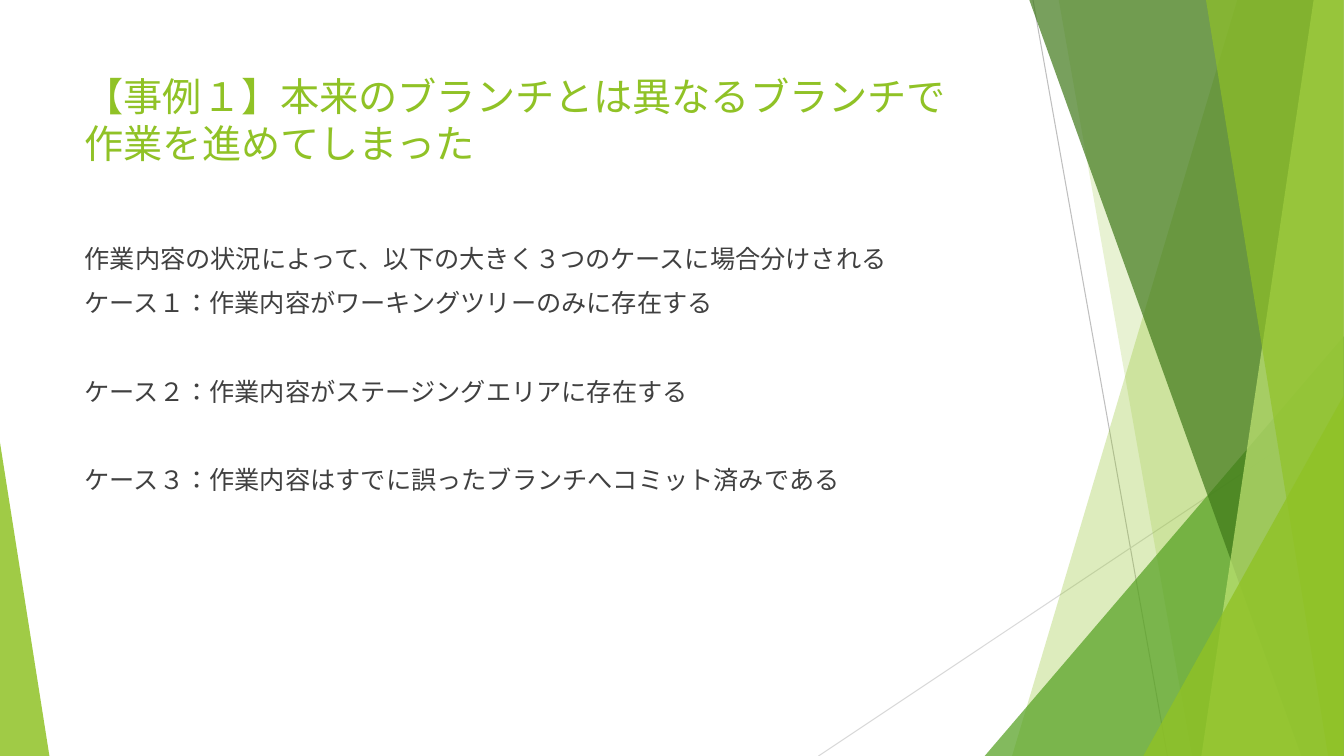
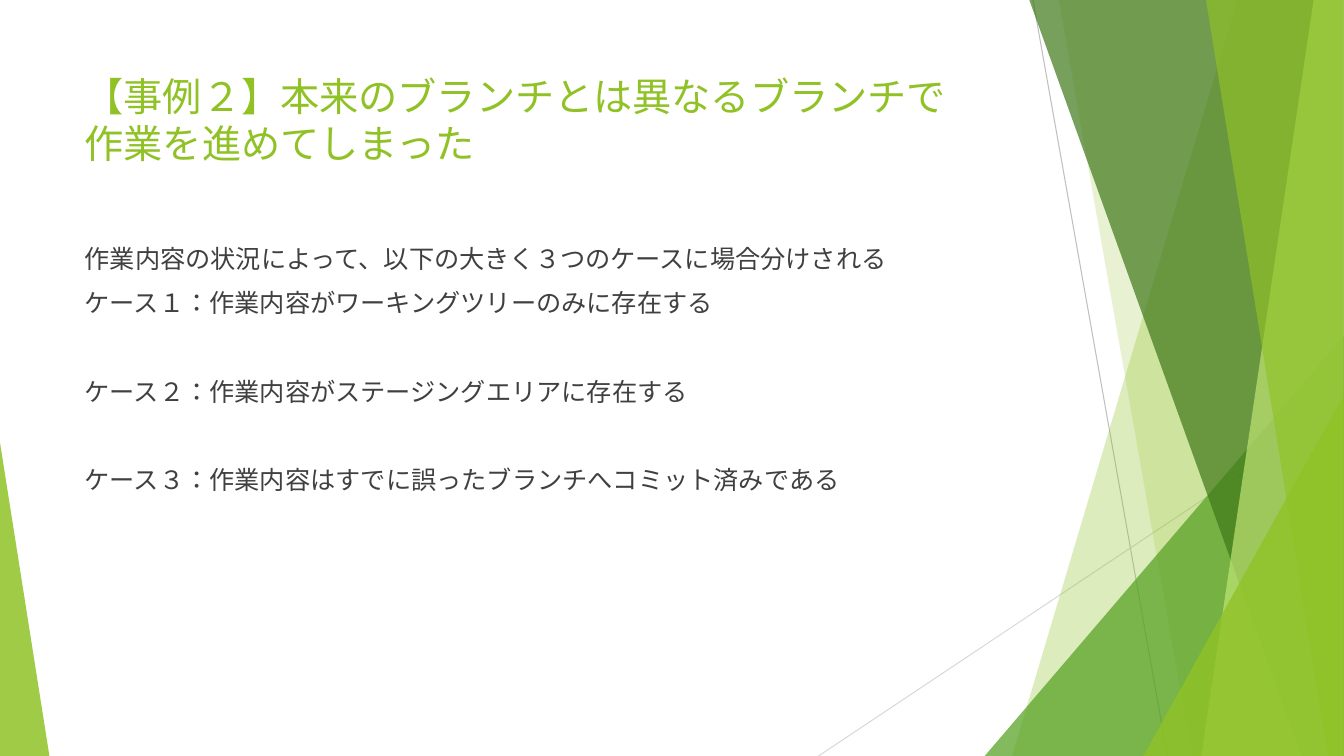
Before and after one commit to yusuke8655/git-trouble-shooting, a slide deck: slide 8 of Gitトラブルシューティング.pptx (slide 7 before the commit). Drawn at 1344x756 pixels with LibreOffice and Linux fonts; fonts in the diff are those of the drawing. Boxes give left, top, right and bottom in pixels: in the first picture for what was removed or moved away, otherwise in the second. Text is boxed around its words. In the diff, an @@ line names an element or a change of style, - is before the commit and + after.

Commit message:
事例４まで作成

```diff
--- a/Gitトラブルシューティング.pptx
+++ b/Gitトラブルシューティング.pptx
@@ title at <box>85,77,946,161</box>: text changed @@
-【事例１】本来のブランチとは異なるブランチで
-作業を進めてしまった
+【事例２】本来のブランチとは異なるブランチで
+作業を進めてしまった
```
Also in this commit, not shown: 6 other slides changed, 6 slides added.
